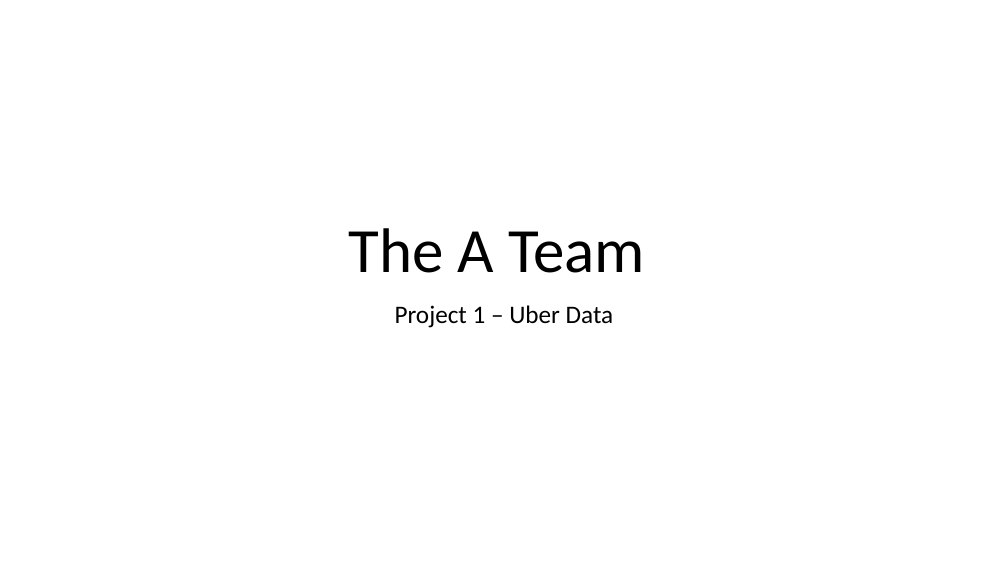
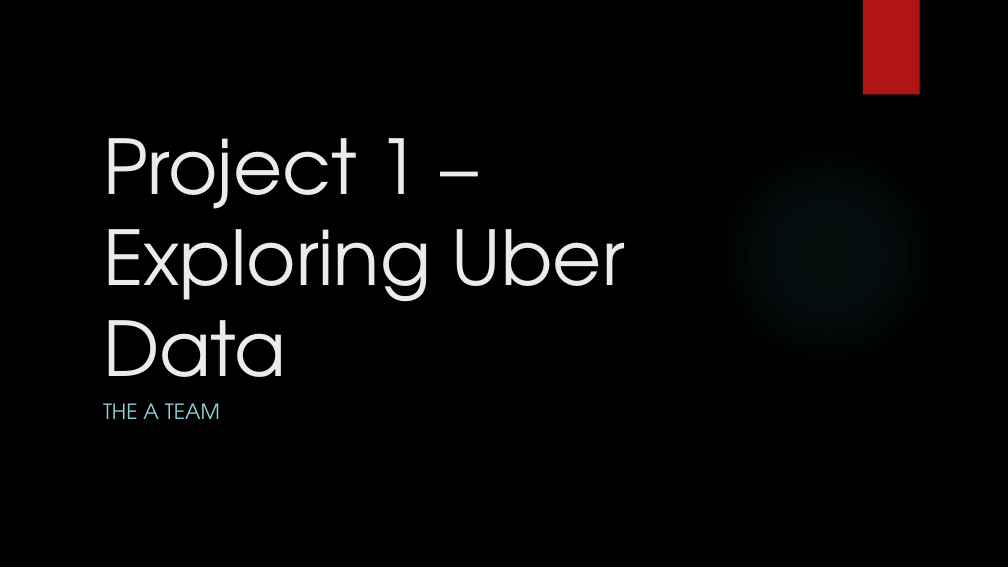
Before and after one commit to Maliha2030/Project1_The_A_Team_Uber, a slide deck: slide 1 of The A Team.pptx. Drawn at 1008x567 pixels with LibreOffice and Linux fonts; fonts in the diff are those of the drawing; background and template pictures are left out. Boxes give left, top, right and bottom in pixels: in the first picture for what was removed or moved away, otherwise in the second. Text is boxed around its words. In the diff, an @@ line names an element or a change of style, - is before the commit and + after.

```diff
--- a/The A Team.pptx
+++ b/The A Team.pptx
@@ background #FFFFFF to picture (left out) @@
@@ rectangle added at bbox=[863, 0, 920, 95], fill #B01513 @@
@@ title "Project 1 – Exploring Uber ..." at bbox=[103, 138, 625, 410]: vertical alignment top to bottom @@
@@ title at bbox=[103, 138, 625, 410]: text changed; size 24 to 72 pt; font Calibri to TeX Gyre Adventor; text colour #000000 to #EBEBEB @@
-Project 1 – Uber Data
+Project 1 – Exploring Uber Data
@@ ellipse added at bbox=[712, 138, 944, 371], fill gradient #50B9C1 @@
@@ subtitle "THE A TEAM" at bbox=[103, 403, 220, 419]: vertical alignment bottom to top @@
@@ subtitle at bbox=[103, 403, 220, 419]: text changed; size 60 to 20 pt; font Calibri to TeX Gyre Adventor; text colour #000000 to #8AD0D6 @@
-The A Team
+THE A TEAM
```
Also in this commit, not shown: 8 other slides changed, 4 slides added, 3 slides removed.
